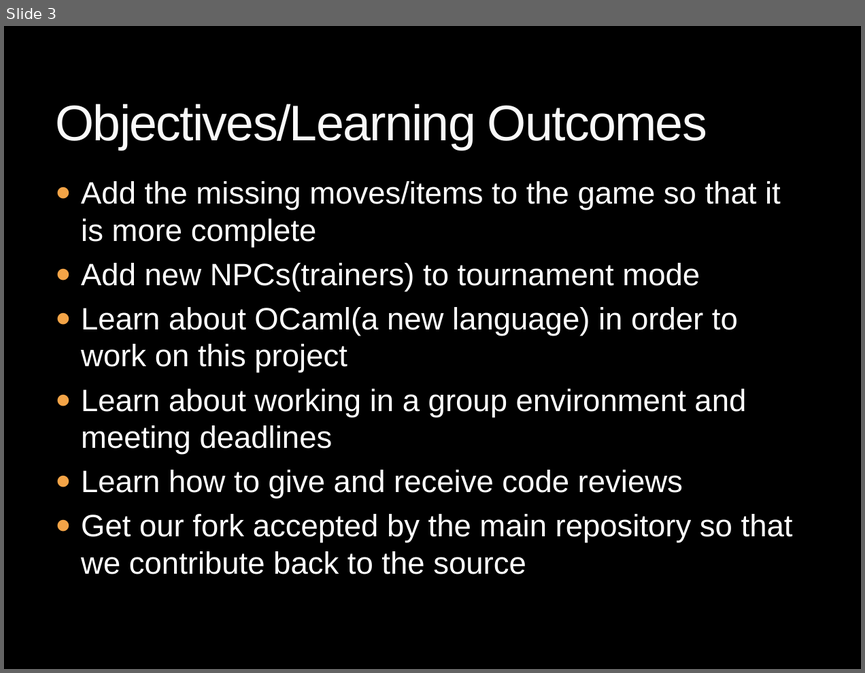
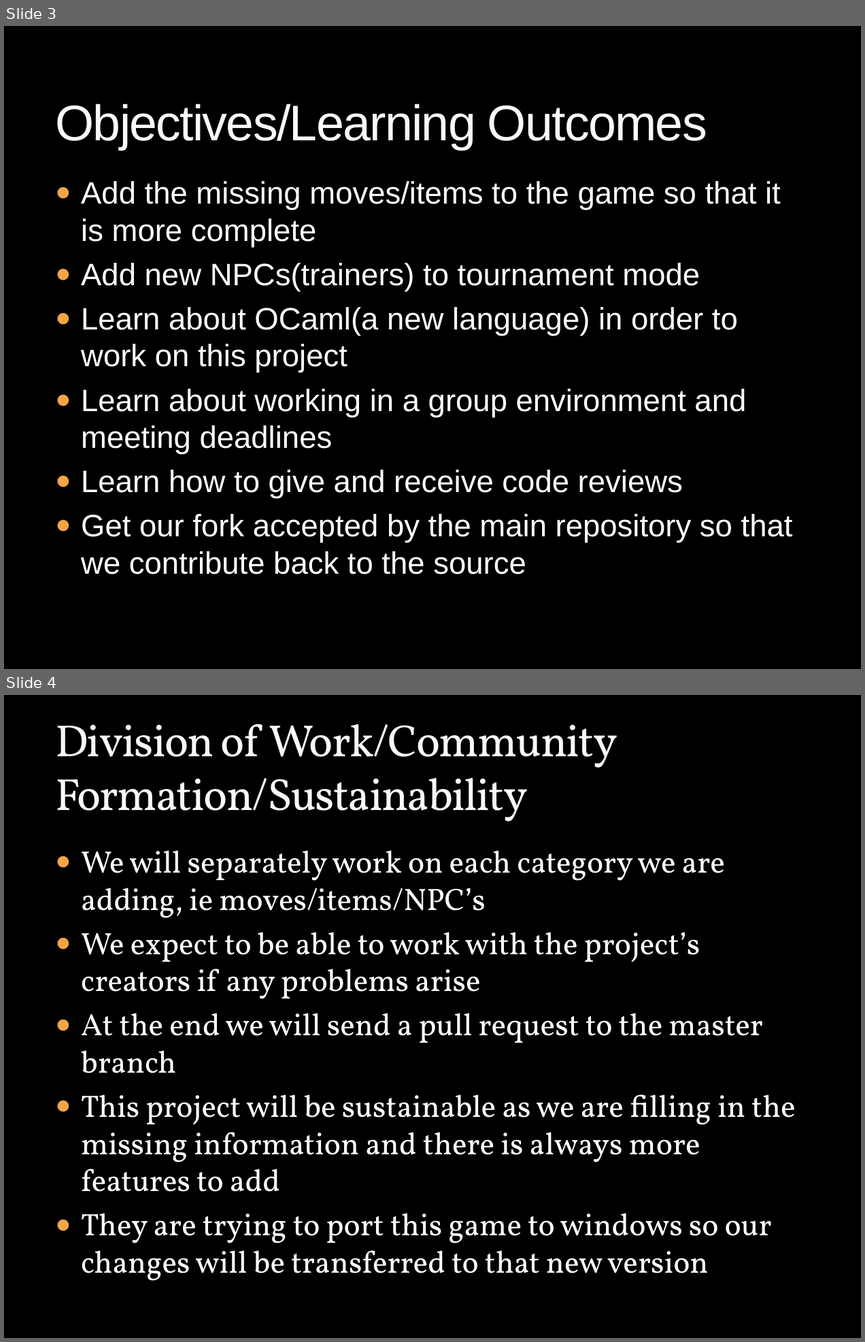
Before and after one commit to Phansa/PokeSnowdown, a slide deck: Pitch.pptx. Shown one above the other, each under a label of ours: slide 3 before the commit, slides 3 and 4 after it. The pictures are 865x673 and 865x1342 pixels, drawn with LibreOffice and Linux fonts; fonts in the diff are those of the drawing; background and template pictures are left out. Boxes give left, top, right and bottom in pixels: in the first picture for what was removed or moved away, otherwise in the second. Text is boxed around its words. In the diff, an @@ line names an element or a change of style, - is before the commit and + after.

```diff
--- a/Pitch.pptx
+++ b/Pitch.pptx
@@ slide 4 added at (x1=4, y1=695, x2=861, y2=1338), background picture (left out) @@
@@ title added at (x1=55, y1=724, x2=617, y2=821), 37.8 pt, text #F9F9F9 @@
+Division of Work/Community Formation/Sustainability
@@ text added at (x1=81, y1=850, x2=796, y2=1280), 26 pt, text #FFFFFF @@
+● We will separately work on each category we are adding, ie moves/items/NPC’s
+● We expect to be able to work with the project’s creators if any problems arise
+● At the end we will send a pull request to the master branch
+● This project will be sustainable as we are filling in the missing information and there is always more features to add
+● They are trying to port this game to windows so our changes will be transferred to that new version
```
Also in this commit, not shown: 1 other slide added.
